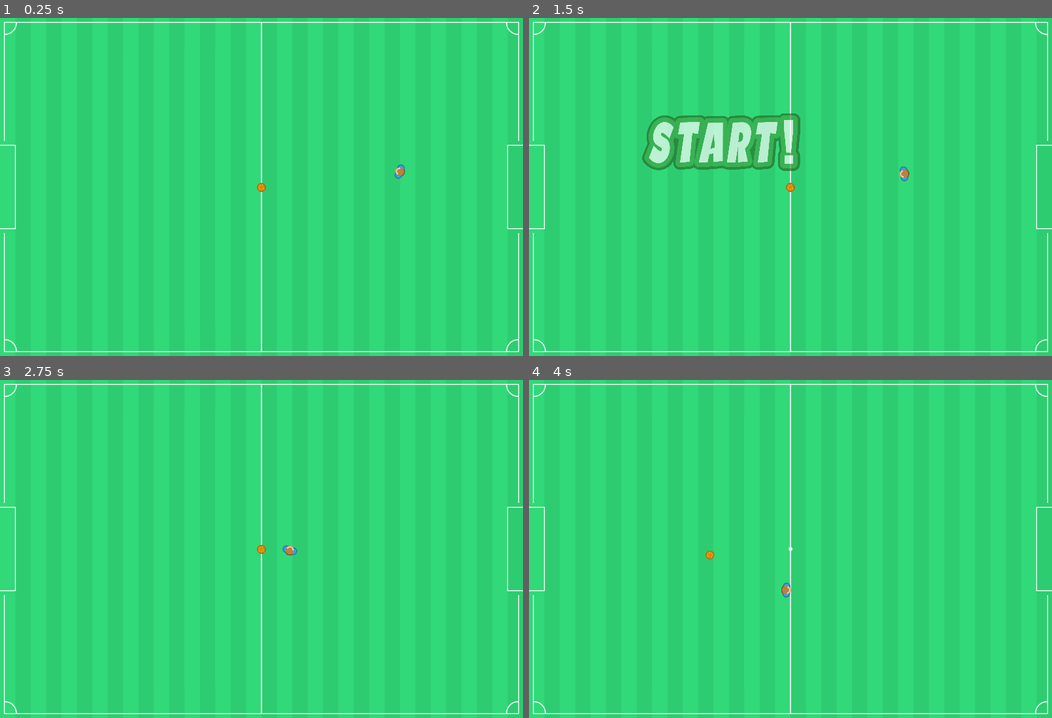
Above: before the commit, frames 1-4 (two rows, left to right).
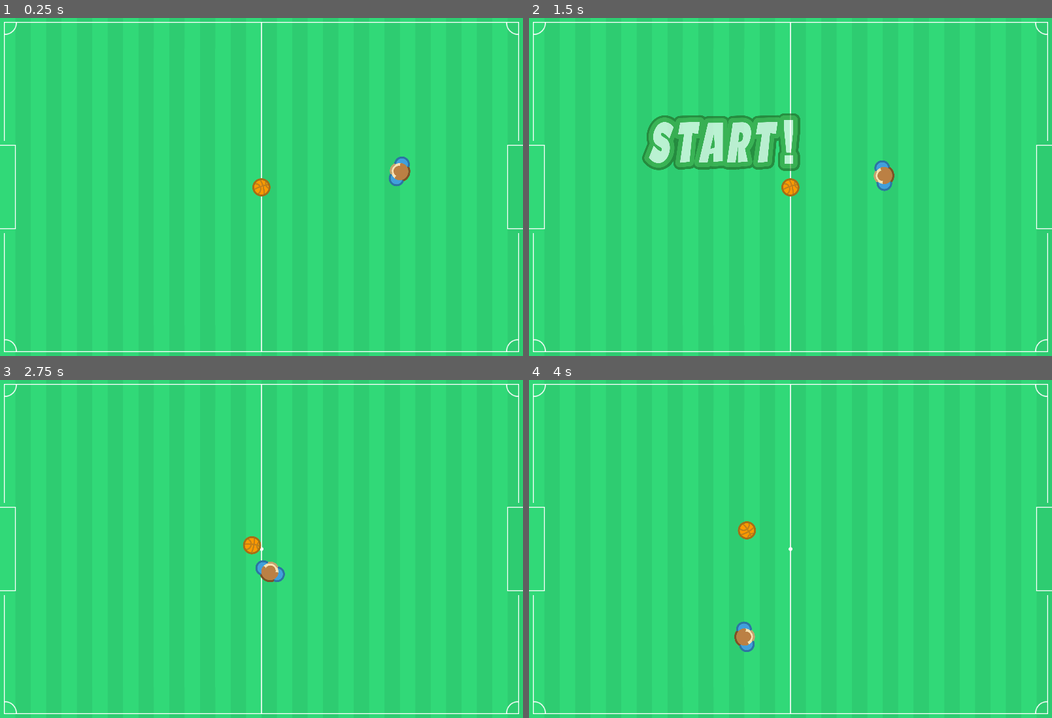
Above: after the commit, the same moments.

Repository: TheVulcoreTeam/SoccerFight
Game: Godot game, scene res://Game/SoccerField/Game.tscn
Two runs of this game, one before a commit and one after it. Both use one fixed random seed, a clock stepped at 60 frames per second and the inputs below. This scene is started directly instead of the project's main scene.
Inputs (mouse positions are in pixels of both pictures, inside the frame that each line leads up to):
- Up to frame 1 (0.25 s): no input
- Up to frame 2 (1.5 s): move the mouse to (905, 170) at 0.52 s; hold Right mouse button (impulse) 0.53-1.28 s; move the mouse to (685, 203) at 1.27 s; right-click (685, 203) at 1.35 s
- Up to frame 3 (2.75 s): move the mouse to (313, 474) at 2.02 s; hold Right mouse button (impulse) from 2.03 s (still down)
- Up to frame 4 (4 s): move the mouse to (764, 616) at 2.77 s; release Right mouse button (impulse) at 2.78 s; right-click (764, 616) at 2.85 s; move the mouse to (947, 599) at 3.52 s; hold Right mouse button (impulse) from 3.53 s (still down)

The runs differ from the first frame. In frame 1, 0.4% of the frame differs, in the area x 48-79%, y 41-53%; in frame 2, 0.5%; in frame 3, 0.5%; in frame 4, 0.5%, in the area x 33-51%, y 41-81%.

Commit message:
Mas cambios

Diff:
--- a/Game/Actors/Ball/Ball.tscn
+++ b/Game/Actors/Ball/Ball.tscn
@@ -20,9 +20,6 @@
 [ext_resource path="res://Game/Actors/Ball/ball_football.png" type="Texture" id=18]
 [ext_resource path="res://Game/Actors/Ball/ball_basket2.png" type="Texture" id=19]
 
-[sub_resource type="CircleShape2D" id=2]
-radius = 10.5854
-
 [sub_resource type="SpriteFrames" id=1]
 animations = [ {
 "frames": [ ExtResource( 17 ), ExtResource( 19 ), ExtResource( 3 ), ExtResource( 5 ), ExtResource( 13 ), ExtResource( 1 …(246 unchanged characters)…
@@ -31,11 +28,15 @@
 "speed": 5.0
 } ]
 
+[sub_resource type="CircleShape2D" id=2]
+radius = 18.7813
+
 [node name="Ball" type="RigidBody2D"]
+
+[node name="Sprite" type="AnimatedSprite" parent="."]
+scale = Vector2( 0.4, 0.4 )
+frames = SubResource( 1 )
+animation = "Ball"
 
 [node name="Collision" type="CollisionShape2D" parent="."]
 shape = SubResource( 2 )
-
-[node name="Sprite" type="AnimatedSprite" parent="."]
-frames = SubResource( 1 )
-animation = "Ball"
--- a/Game/Actors/Player/Player.tscn
+++ b/Game/Actors/Player/Player.tscn
@@ -14,39 +14,41 @@
 [ext_resource path="res://Game/Actors/Player/characterGreen (1).png" type="Texture" id=12]
 [ext_resource path="res://Game/Actors/Player/Player.gd" type="Script" id=13]
 
-[sub_resource type="PhysicsMaterial" id=3]
+[sub_resource type="PhysicsMaterial" id=4]
 friction = 0.0
 rough = true
 bounce = 0.5
 
-[sub_resource type="SpriteFrames" id=1]
+[sub_resource type="SpriteFrames" id=5]
 animations = [ {
+"frames": [ ExtResource( 7 ), ExtResource( 11 ), ExtResource( 10 ), ExtResource( 1 ), ExtResource( 5 ), ExtResource( 9 ) ],
+"loop": true,
+"name": "PlayerBlue",
+"speed": 5.0
+}, {
 "frames": [ ExtResource( 12 ), ExtResource( 4 ), ExtResource( 6 ), ExtResource( 3 ), ExtResource( 2 ), ExtResource( 8 ) ],
 "loop": true,
 "name": "PlayerGreen",
 "speed": 5.0
-}, {
-"frames": [ ExtResource( 7 ), ExtResource( 11 ), ExtResource( 10 ), ExtResource( 1 ), ExtResource( 5 ), ExtResource( 9 ) ],
-"loop": true,
-"name": "PlayerBlue",
-"speed": 5.0
 } ]
 
-[sub_resource type="CapsuleShape2D" id=2]
-radius = 8.55632
-height = 11.6535
+[sub_resource type="CapsuleShape2D" id=3]
+radius = 16.6734
+height = 30.6633
 
 [node name="Player" type="RigidBody2D"]
 mode = 2
-physics_material_override = SubResource( 3 )
+mass = 0.55
+physics_material_override = SubResource( 4 )
 custom_integrator = true
 contact_monitor = true
 can_sleep = false
 script = ExtResource( 13 )
 
 [node name="Sprite" type="AnimatedSprite" parent="."]
-frames = SubResource( 1 )
+scale = Vector2( 0.4, 0.4 )
+frames = SubResource( 5 )
 animation = "PlayerBlue"
 
 [node name="Collision" type="CollisionShape2D" parent="."]
-shape = SubResource( 2 )
+shape = SubResource( 3 )
--- a/Game/SoccerField/SoccerField.tscn
+++ b/Game/SoccerField/SoccerField.tscn
@@ -5,13 +5,13 @@
 [ext_resource path="res://Game/Actors/Ball/Ball.tscn" type="PackedScene" id=3]
 [ext_resource path="res://Game/SoccerField/SoccerField.gd" type="Script" id=4]
 
+[sub_resource type="RectangleShape2D" id=1]
+extents = Vector2( 32, 86 )
+
 [sub_resource type="RectangleShape2D" id=2]
 extents = Vector2( 32, 86 )
 
-[sub_resource type="RectangleShape2D" id=3]
-extents = Vector2( 32, 86 )
-
-[sub_resource type="PhysicsMaterial" id=1]
+[sub_resource type="PhysicsMaterial" id=3]
 bounce = 0.5
 
 [node name="SoccerField" type="Node2D"]
Binary file changed: Game/Actors/Ball/ball_basket1.png
Binary file changed: Game/Actors/Player/characterBlue (1).png
Binary file changed: Game/Actors/Player/characterBlue (2).png
Binary file changed: Game/Actors/Player/characterBlue (3).png
Binary file changed: Game/Actors/Player/characterBlue (4).png
Binary file changed: Game/Actors/Player/characterBlue (5).png
Binary file changed: Game/Actors/Player/characterGreen (1).png
Binary file changed: Game/Actors/Player/characterGreen (2).png
Binary file changed: Game/Actors/Player/characterGreen (3).png
Binary file changed: Game/Actors/Player/characterGreen (4).png
Binary file changed: Game/Actors/Player/characterGreen (5).png
Not shown: 2 places in Game/SoccerField/SoccerField.tscn that only renumber resources
